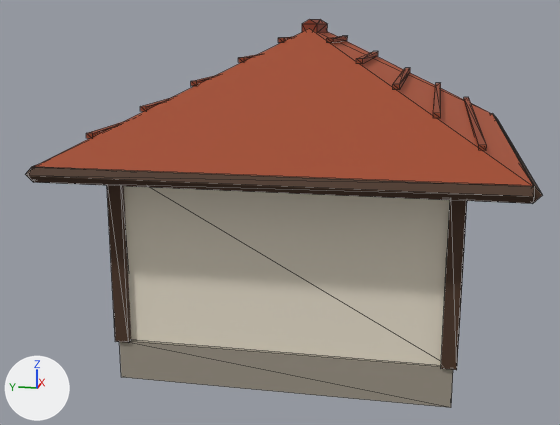
An edit to the glTF model padisah-alayi/modeller/ev-4.glb, drawn before and after from the same camera.
Both versions are drawn from a camera (50 mm lens) standing at (-11.08, -1.71, 4.39) and looking at (-0.23, 0.46, 1.67). Every picture has the same lights, and +X, +Y and +Z are marked at lower left. The picture after the commit comes second. Mesh edges are drawn as thin lines. Where no turn or scale is listed for an object, it has been applied to the vertices. Vertices at exactly the same position are counted once.

Objects in the first picture: 'ev'.
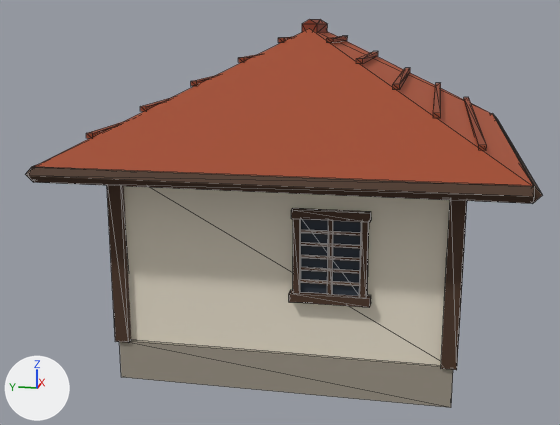
Location of each change, (x1, y1, x2, y2) in pixels of the pictures (560 x 425 px):
part 1 of me_ev, added: after (291, 208, 371, 222)
part 2 of me_ev, added (brown): after (289, 290, 371, 308)
part 3 of me_ev, added: after (327, 220, 333, 295)
part 4 of me_ev, added: after (300, 279, 360, 286)
part 5 of me_ev, added: after (300, 267, 360, 274)
part 6 of me_ev, added: after (300, 254, 360, 261)
part 7 of me_ev, added: after (300, 242, 361, 249)
part 8 of me_ev, added: after (300, 230, 361, 236)
part 9 of me_ev, added: after (293, 219, 369, 298)

The change in detail:
me_ev is used by ob_ev; location (0.0, 0.0, 0.0).
me_ev had 386 vertices, 616 faces and spanned x -3.29..3.29, y -2.79..2.79, z 0.0..4.42.
me_ev now has 510 vertices, 808 faces and spans x -3.29..3.29, y -2.79..2.79, z 0.0..4.42.
me_ev part 1: a new loose piece, a box spanning x -2.6..-2.5, y -1.05..-0.15, z 2.2..2.3, in mat_boya.
me_ev part 2: a new loose piece, a box spanning x -2.63..-2.49, y -1.075..-0.125, z 1.2..1.3, in mat_boya.
me_ev part 3: a new loose piece, a box spanning x -2.58..-2.52, y -0.625..-0.575, z 1.3..2.2, in mat_boya.
me_ev part 4: a new loose piece, a box spanning x -2.585..-2.555, y -0.95..-0.25, z 1.435..1.465, in mat_boya.
me_ev part 5: a new loose piece, a box spanning x -2.585..-2.555, y -0.95..-0.25, z 1.585..1.615, in mat_boya.
me_ev part 6: a new loose piece, a box spanning x -2.585..-2.555, y -0.95..-0.25, z 1.735..1.765, in mat_boya.
me_ev part 7: a new loose piece, a box spanning x -2.585..-2.555, y -0.95..-0.25, z 1.885..1.915, in mat_boya.
me_ev part 8: a new loose piece, a box spanning x -2.585..-2.555, y -0.95..-0.25, z 2.035..2.065, in mat_boya.
me_ev part 9: a new loose piece of 20 vertices spanning x -2.6..-2.5, y -1.03..-0.17, z 1.3..2.2, in mat_boya.
Other edits to the shape of me_ev do not show in these pictures.
